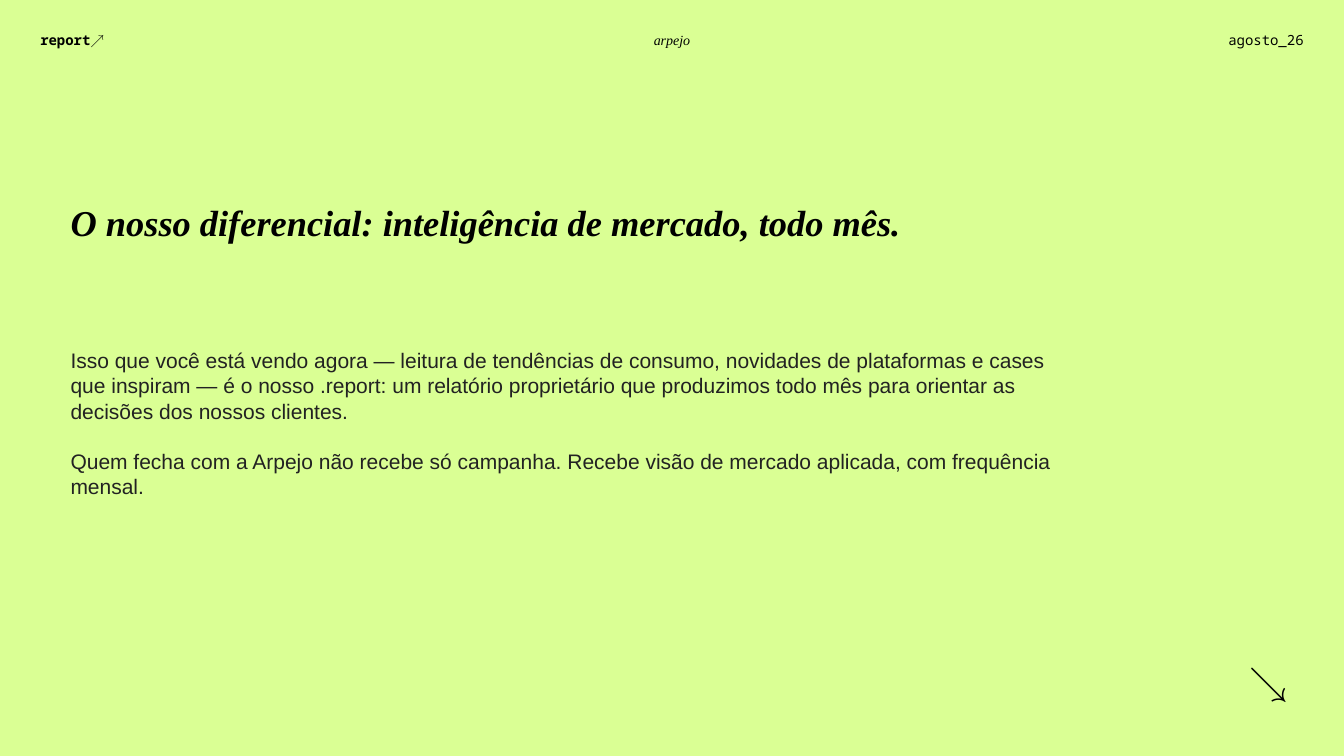
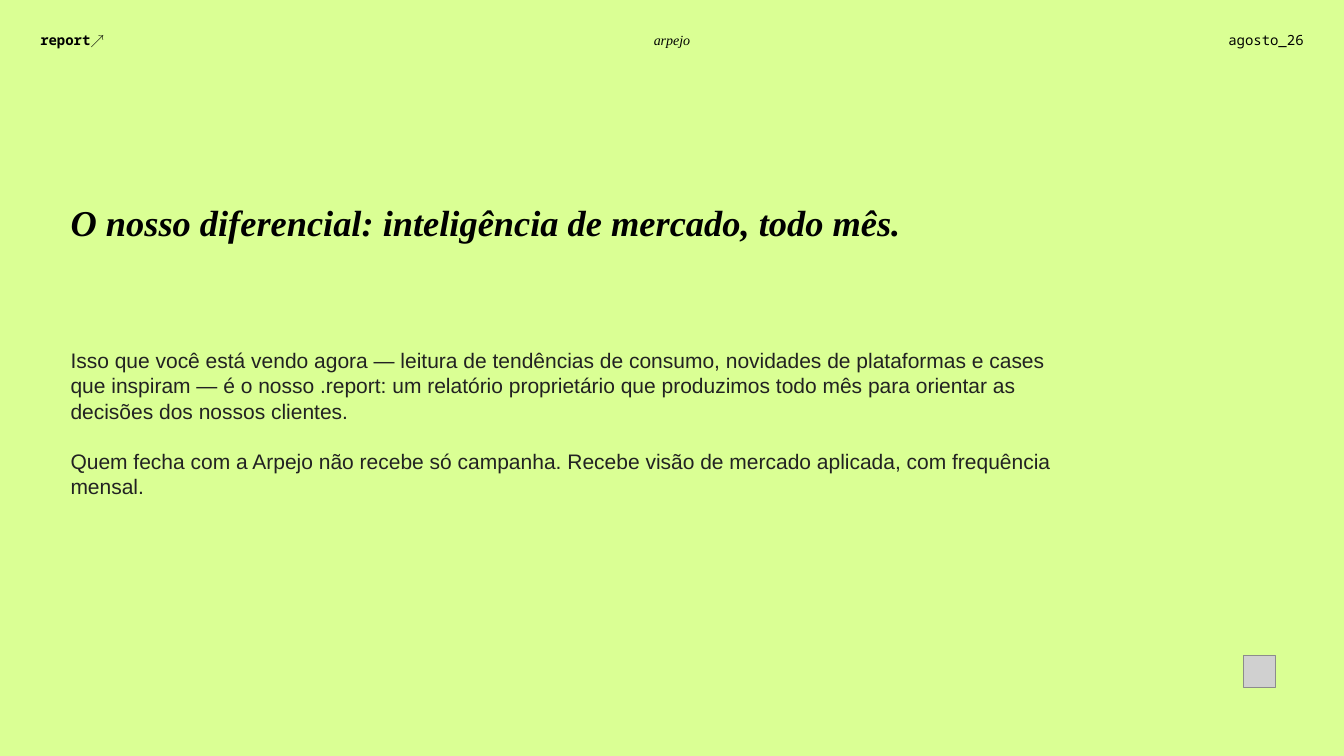
Before and after one commit to BiancaSchwanke/data-manipulation-exercises, a slide deck: slide 8 of entregas-agosto26/apresentacao-prospeccao-agosto26.pptx. Drawn at 1344x756 pixels with LibreOffice and Linux fonts; fonts in the diff are those of the drawing; grey boxes stand for pictures. Boxes give left, top, right and bottom in pixels: in the first picture for what was removed or moved away, otherwise in the second. Text is boxed around its words. In the diff, an @@ line names an element or a change of style, - is before the commit and + after.

```diff
--- a/entregas-agosto26/apresentacao-prospeccao-agosto26.pptx
+++ b/entregas-agosto26/apresentacao-prospeccao-agosto26.pptx
@@ text removed at <box>1243,655,1294,706</box> @@
-↘
@@ picture added at <box>1243,655,1275,688</box> @@
```
Also in this commit, not shown: 5 other slides changed, 14 other files.
